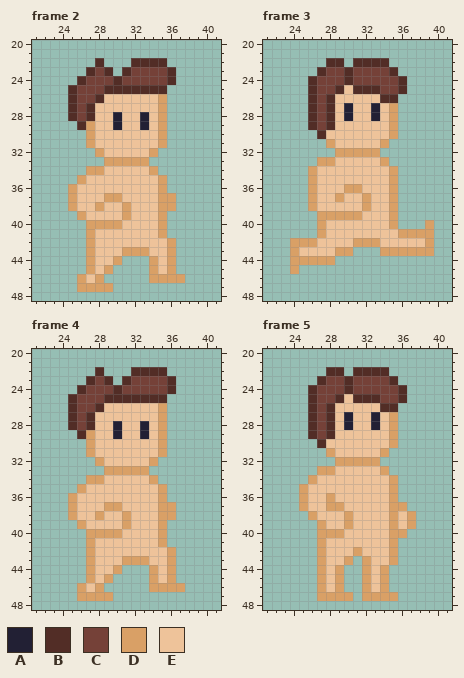
Pixel-art file -- project-files/bobby.aseprite. The picture above was drawn from the file before the commit.
64x64 pixels, 8 frames. Shown: frame 2: x 21..41, y 20..48; frame 3: x 21..41, y 20..48; frame 4: x 21..41, y 20..48; frame 5: x 21..41, y 20..48. The commit also changed other frames, which this record leaves out.
Visible layers, top first: "hair", "eyes", "skin".
Palette (. is transparent): A #222034  B #522d26  C #754138  D #d9a066  E #eec39a
Pixels before, frame 2, first column x 25:
22 ...B...BBBB..
23 ..BCB.BCCCCB.
24 .BCCCBCCCCCB.
25 BCCCBBBBBBB..
26 BCCBEEEEEED..
27 BCBEEEEEEED..
28 BCBEEAEEAED..
29 .BDEEAEEAED..
30 ..DEEEEEEED..
31 ..DEEEEEEED..
32 ...DEEEEED...
33 ....DDDDD....
34 ..DDEEEEED...
35 .DEEEEEEEED..
36 DEEEEEEEEED..
37 DEEEDDEEEEDD.
38 DEEDEEDEEEDD.
39 .DEEEEDEEED..
40 ..DDDDEEEED..
41 ..DEEEEEEED..
42 ..DEEEEEEEED.
43 ..DEEEDDDEED.
44 ..DEED...DED.
45 ..DED....DED.
46 .DED.....DDDD
47 .DDDD........
Pixels before, frame 3, first column x 24:
22 ....BB.BBBB.....
23 ...BCCBCCCCB....
24 ..BCCCBCCCCCB...
25 ..BCCBEBBBCCB...
26 ..BCBEEEEEBB....
27 ..BCBEAEEAED....
28 ..BCBEAEEAED....
29 ..BCBEEEEEED....
30 ...BEEEEEEED....
31 ....DEEEEED.....
32 .....DDDDD......
33 ...DDEEEEED.....
34 ..DEEEEEEEED....
35 ..DEEEEEEEED....
36 ..DEEEDDEEED....
37 ..DEEDEEDEED....
38 ..DEEEEEDEED....
39 ...DDDDDEEED....
40 ...DEEEEEEED...D
41 ...DEEEEEEEEDDDD
42 DDDEEEEDDDEEEEED
43 DEEEEDD...DDDDDD
44 DDDDD...........
45 D...............
Pixels before, frame 4, first column x 25:
22 ...B...BBBB..
23 ..BCB.BCCCCB.
24 .BCCCBCCCCCB.
25 BCCCBBBBBBB..
26 BCCBEEEEEED..
27 BCBEEEEEEED..
28 BCBEEAEEAED..
29 .BDEEAEEAED..
30 ..DEEEEEEED..
31 ..DEEEEEEED..
32 ...DEEEEED...
33 ....DDDDD....
34 ..DDEEEEED...
35 .DEEEEEEEED..
36 DEEEEEEEEED..
37 DEEEDDEEEEDD.
38 DEEDEEDEEEDD.
39 .DEEEEDEEED..
40 ..DDDDEEEED..
41 ..DEEEEEEED..
42 ..DEEEEEEEED.
43 ..DEEEDDDEED.
44 ..DEED...DED.
45 ..DED....DED.
46 .DED.....DDDD
47 .DDDD........
Pixels before, frame 5, first column x 25:
22 ...BB.BBBB...
23 ..BCCBCCCCB..
24 .BCCCBCCCCCB.
25 .BCCBEBBBCCB.
26 .BCBEEEEEBB..
27 .BCBEAEEAED..
28 .BCBEAEEAED..
29 .BCBEEEEEED..
30 ..BEEEEEEED..
31 ...DEEEEED...
32 ....DDDDD....
33 ..DDEEEEED...
34 .DEEEEEEEED..
35 DEEEEEEEEED..
36 DEEDEEEEEED..
37 DEEDDEEEEEDD.
38 .DEEEDEEEEDED
39 ..DEEDEEEEDED
40 ..DDDEEEEEDD.
41 ..DEEEEEEED..
42 ..DEEEDEEED..
43 ..DEED.DEED..
44 ..DED..DED...
45 ..DED..DED...
46 ..DED..DED...
47 ..DDDD.DDDD..
After the commit:
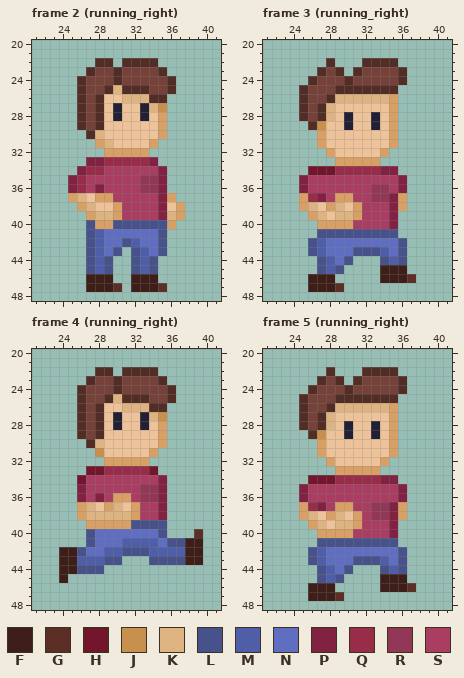
Colours new in this view: F #3d1e19  G #5b2e26  H #71162c  J #c8904d  K #ddb381  L #48528a  M #4f5ea9  N #606ec2  P #822243  Q #982d49  R #933757  S #a93d62
Diff:
layer "shoes" now shown
layer "pants" now shown
layer "shirt" now shown
layer "shadow" now shown
Changed rows in their new state; - is an unchanged pixel.
Frame 2 (running_right):
first column x 25:
22 ----B-B---.--
23 ----CBC---B.-
25 .B---K---CCB-
26 .B----KKKBB--
27 .BCB-A--AKJ--
28 .BCB---------
29 --CB-E--E----
30 --BK---------
31 --.DK----D.--
32 ---.DDDDD.---
33 --PPQQQQQP---
34 -PQQSSSSSSP--
35 PQSSSSSSRRP--
36 PQSPSSSSRRP--
37 -K-D-SSSSSP--
38 .DKE-DSSSSPED
39 -.DKKDSSSSPKD
40 --L--LLLLLLD-
41 --LMNNNNNNL--
42 --LMNNLMNNL.-
43 --LMNL.LMNL.-
44 --LML.-LML..-
45 --LML--LML..-
46 -.FFF--FFF...
47 -.FFFG-FFFG--
Frame 3 (running_right):
first column x 24:
22 -----.-.---B----
23 -----B.B---CB---
25 -BC---B---BB.---
26 -BC--KKKKKKD----
27 -BCBK-E--E------
28 -BCBK-----------
29 ---JE-A--A------
30 ---D------------
31 ---DE-----ED----
32 ----DEEEEED-----
33 ---..DDDDD.-----
34 --HHHQQQQQPP----
35 -PSSSSSSSSSSP---
36 -PSSSSSSSRRSP---
37 -DQPS-DSSRRPD---
38 -DK-DK-DSSSPD---
39 --DKEKK-SSSP----
40 ----DDDSSSSP---.
41 ---LLLLLLLLL....
42 ..LMNNNNNNNNL...
43 ..LMNNNLLLMNL...
44 ...LMNL---LML---
45 .--LML----FFF---
46 --FFF-----FFFG--
47 --FFFG----------
Frame 4 (running_right):
first column x 24:
22 -----B-B---.----
23 -----CBC---B.---
25 -.B---K---CCB---
26 -.B----KKKBB----
27 -.BCB-A--AKJ----
28 -.BCB-----------
29 ---CB-E--E------
30 ---BK-----------
31 ---.J-----D.----
32 ----.DDDDD.-----
33 ---HHQQQQQH-----
34 --HSSSSSSSSP----
35 --PSSSSSSRRP----
36 -.PSPSDDSRRP----
37 -.DK--K-DSSP.---
38 -.DKKKKKDSSP.---
39 --.DDDD-LLLL----
40 ---LNNNNNNNL---G
41 ---LNNNMMMMNLLFF
42 FFLNNMMLLLMMMMFF
43 FFMMMLL...LLLLFF
44 FFLLL..---...---
45 F--...----...---
46 --...-----....--
47 --....----------
Frame 5 (running_right):
first column x 25:
22 ----.-.---B--
23 ----B.B---CB-
25 BC---B---BB.-
26 BC--KKKKKKD--
27 BCBK-E--E----
28 BCBK---------
29 --JE-A--A----
30 --D----------
31 --DE-----ED--
32 ---DEEEEED---
33 --..DDDDD.---
34 -HHHQQQQQPP--
35 PSSSSSSSSSSP-
36 PSSSSSSSSSSP-
37 -QPS-DSSRRP--
38 DK-DKEDSRRPD.
39 -DK-KKDSSSP..
40 -----DSSSSP.-
41 --LLLLLLLLL--
42 -LMNNNNNNNNL-
43 -LMNNNLLLMNL-
44 --LMNL-..LML-
45 --LML--..FFF-
46 -FFF.--..FFFG
47 -FFFG.-....--
Where, in picture pixels (left, top, right, bottom), the same in both pictures:
changed: (68, 58, 185, 292)
changed: (290, 58, 434, 292)
changed: (59, 367, 203, 601)
changed: (299, 367, 416, 601)
